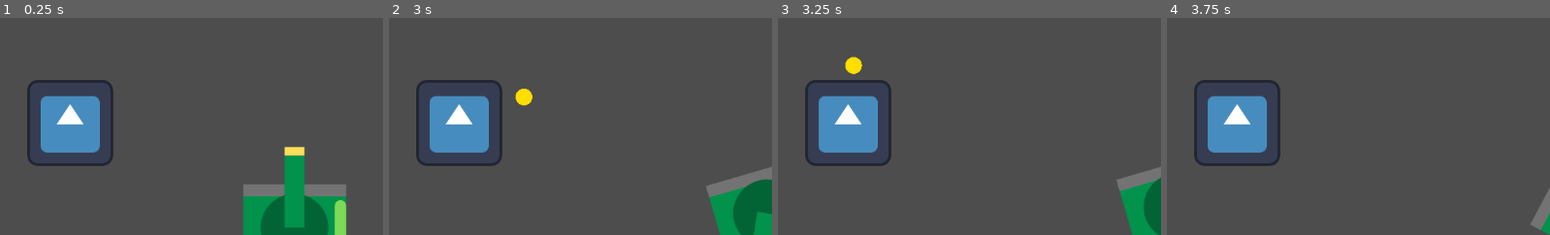
Above: before the commit, frames 1-4 (left to right).
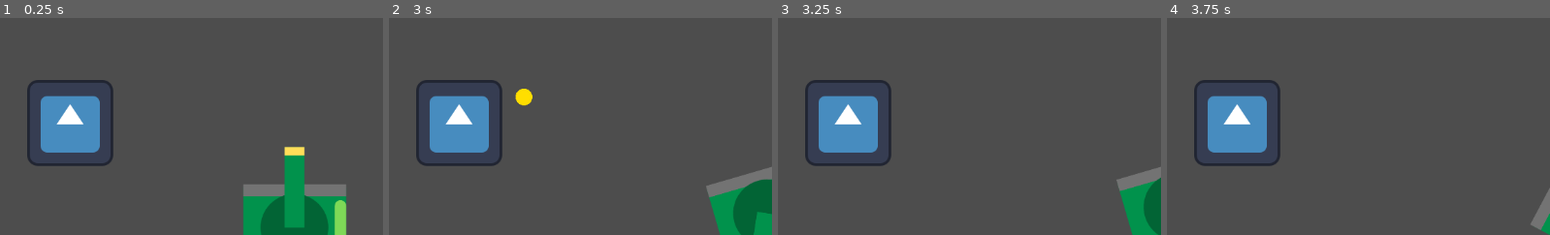
Above: after the commit, the same moments.

Repository: PHS-TSA/Food-Fight
Game: Godot game, scene res://main.tscn
Same seed, same stepped clock (60 frames per second), same inputs: the game is played once before the commit and once after it. The engine's default icon, where the game draws it, is replaced by a stand-in: a white triangle on a blue panel in a dark square.
Inputs (mouse positions are % of the whole screen's width and height, from its top left):
- Up to frame 1 (0.25 s): no input
- Up to frame 2 (3 s): tap Enter at 0.5 s; move the mouse to (72, 45) at 0.52 s; hold D (rotate_right) 0.53-1.28 s; tap F (fire) at 0.6, 1.55, 2.3, 2.85 s; move the mouse to (29, 55) at 1.27 s; hold S (backwards) 1.28-2.03 s; tap Q (aim_left) at 1.35 s; move the mouse to (60, 28) at 2.02 s; hold D (rotate_right) 2.03-2.78 s; hold E (aim_right) 2.03-2.78 s; move the mouse to (44, 70) at 2.77 s; hold W (forwards) from 2.78 s (still down)
- Up to frame 3 (3.25 s): keep holding W (forwards)
- Up to frame 4 (3.75 s): move the mouse to (80, 65) at 3.52 s; release W (forwards) at 3.53 s; hold A (rotate_left) from 3.53 s (still down); tap Tab at 3.6 s
The pictures show only the part of the screen within x 13-63%, y 1-51%; the shares and areas given below are measured in that part.

Frames 1-2 are identical in both runs. In frame 3, 0.3% of the frame differs, in the area x 17-23%, y 17-26%; in frame 4, nothing differs.

Commit message:
added in damage system

Diff:
--- a/SampleBox.gd
+++ b/SampleBox.gd
@@ -1,5 +1,5 @@
 extends StaticBody2D
-
+var health:float = 100.0
 
 # Called when the node enters the scene tree for the first time.
 func _ready():
@@ -10,5 +10,7 @@
 func _process(delta):
 	pass
 
-func take_damage():
-	queue_free()
+func take_damage(damage:float):
+	health -= damage
+	if(health < 0):
+		queue_free()
--- a/bullet.gd
+++ b/bullet.gd
@@ -3,9 +3,11 @@
 
 var velocity := Vector2.from_angle(self.global_rotation)
 var traveled_distance := 0.0
-var num: int
-const SPEED := 400
-const RANGE := 1200
+
+#stats
+var SPEED := 400
+var RANGE := 1200
+var damage:float = 10
 
 
 @onready var ball: Sprite2D = %BallSprite
@@ -23,3 +25,5 @@
 
 func _on_body_entered(body: Node2D) -> void:
 	queue_free()
+	if(body.has_method("take_damage")):
+		body.take_damage(damage)
--- a/bullet.tscn
+++ b/bullet.tscn
@@ -16,3 +16,5 @@
 
 [node name="CollisionShape2D" type="CollisionShape2D" parent="."]
 shape = SubResource("CircleShape2D_akhup")
+
+[connection signal="body_entered" from="." to="." method="_on_body_entered"]
--- a/tank.gd
+++ b/tank.gd
@@ -2,12 +2,16 @@
 
 const BULLET = preload("res://bullet.tscn")
 
+#Tank Stats
 const SPEED = 300.0
 var rotationSpeed:float = 4
 var aimSpeed:float = 5
 var aimMethod:bool = true #true = key board. false = mouse
 
-# Get the gravity from the project settings to be synced with RigidBody nodes.
+#Bullet Stats
+var damage:float = 10
+
+
 
 var rotationDirection = 0
 
@@ -38,6 +42,6 @@
 	var spawned:Bullet = BULLET.instantiate()
 	spawned.global_rotation = %TankTopGreen.global_rotation #this rotation is broken rn
 	spawned.position = %FirePoint.global_position
-
+	spawned.damage = damage
 	#need offset
 	get_parent().add_child(spawned)
